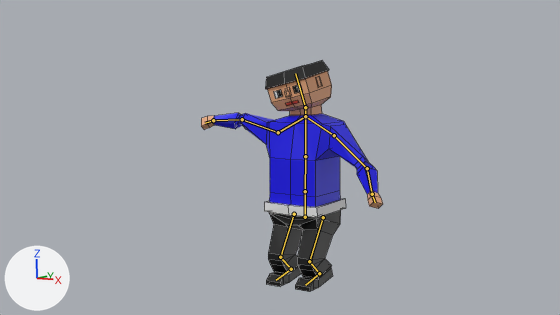
One commit to the Blender file blender/figur.blend: the scene before it, then after it.
Camera for both pictures: the file's camera 'Camera'. The axes (+X, +Y, +Z) are drawn at lower left. The lights are the same throughout. Both versions are drawn at the pose saved in each file; the numbers are the values there. The bones that bend it are drawn over the model as lines. Mesh edges are drawn as thin lines.
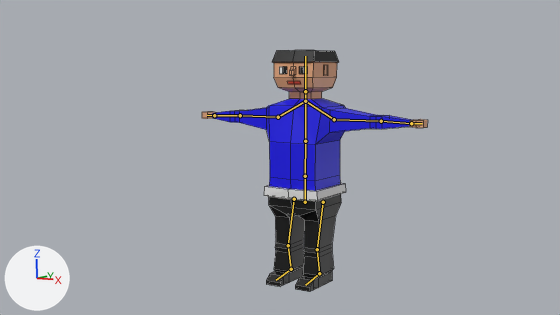
Boxes [x1, y1, x2, y2] around the edits, measured in the pictures (560 x 315 px):
'Cube', posed (24% wider): before [201, 61, 383, 292]; after [202, 50, 428, 292]
bone 'Huefte', root to tip: before (305, 217) to (305, 191); after (305, 202) to (305, 176)
bone 'Kopf', root to tip: before (305, 107) to (295, 73); after (305, 91) to (305, 56)
bone 'Oberarn.L', root to tip: before (334, 135) to (367, 168); after (334, 119) to (381, 121)
bone 'Unterarm.L', root to tip: before (367, 168) to (372, 194); after (381, 121) to (411, 123)
bone 'Oberarn.R', root to tip: before (278, 132) to (242, 119); after (278, 117) to (240, 115)
bone 'Unterarm.R', root to tip: before (242, 119) to (213, 120); after (240, 115) to (214, 115)
bone 'Hand.R', root to tip: before (213, 120) to (205, 123); after (214, 115) to (207, 115)

The change, as a list of edits to the scene's bpy script:
```text
Change bone_huefte:
    where bone_huefte = bpy.data.objects['Armature'].pose.bones['Huefte']
    bone_huefte.location: (0.0, -0.098, 0.0) -> (0.0, 0.0, 0.0)
Change bone_kopf:
    where bone_kopf = bpy.data.objects['Armature'].pose.bones['Kopf']  # child of 'Hals'
    bone_kopf.rotation_quaternion: (0.99, 0.077, 0.007, 0.119) -> (1.0, 0.0, 0.0, 0.0)  # degrees (9, 0, 14) -> degrees (0, 0, 0)
Change bone_oberarn_l:
    where bone_oberarn_l = bpy.data.objects['Armature'].pose.bones['Oberarn.L']  # child of 'Schulter.L'
    bone_oberarn_l.rotation_quaternion: (0.926, 0.018, -0.188, -0.326) -> (1.0, 0.0, 0.0, 0.0)  # degrees (10, -20, -40) -> degrees (0, 0, 0)
Change bone_unterarm_l:
    where bone_unterarm_l = bpy.data.objects['Armature'].pose.bones['Unterarm.L']  # child of 'Oberarn.L'
    bone_unterarm_l.rotation_quaternion: (0.943, 0.187, 0.227, -0.157) -> (1.0, 0.0, 0.0, 0.0)  # degrees (19, 29, -14) -> degrees (0, 0, 0)
Change bone_oberarn_r:
    where bone_oberarn_r = bpy.data.objects['Armature'].pose.bones['Oberarn.R']  # child of 'Schulter.R'
    bone_oberarn_r.rotation_quaternion: (0.946, 0.021, 0.302, -0.115) -> (1.0, 0.0, 0.0, 0.0)  # degrees (-2, 35, -14) -> degrees (0, 0, 0)
Change bone_unterarm_r:
    where bone_unterarm_r = bpy.data.objects['Armature'].pose.bones['Unterarm.R']  # child of 'Oberarn.R'
    bone_unterarm_r.rotation_quaternion: (0.71, 0.144, -0.676, 0.135) -> (1.0, 0.0, 0.0, 0.0)  # degrees (27, -87, -4) -> degrees (0, 0, 0)
Change bone_hand_r:
    where bone_hand_r = bpy.data.objects['Armature'].pose.bones['Hand.R']  # child of 'Unterarm.R'
    bone_hand_r.rotation_quaternion: (0.984, 0.141, 0.046, 0.1) -> (1.0, 0.0, 0.0, 0.0)  # degrees (17, 4, 12) -> degrees (0, 0, 0)
```
